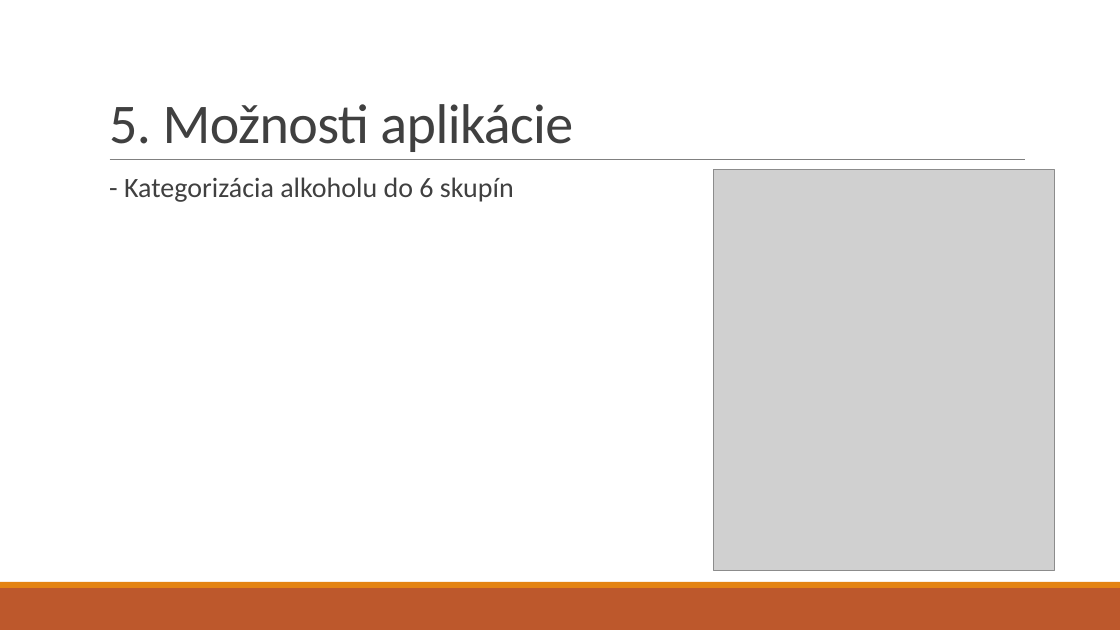
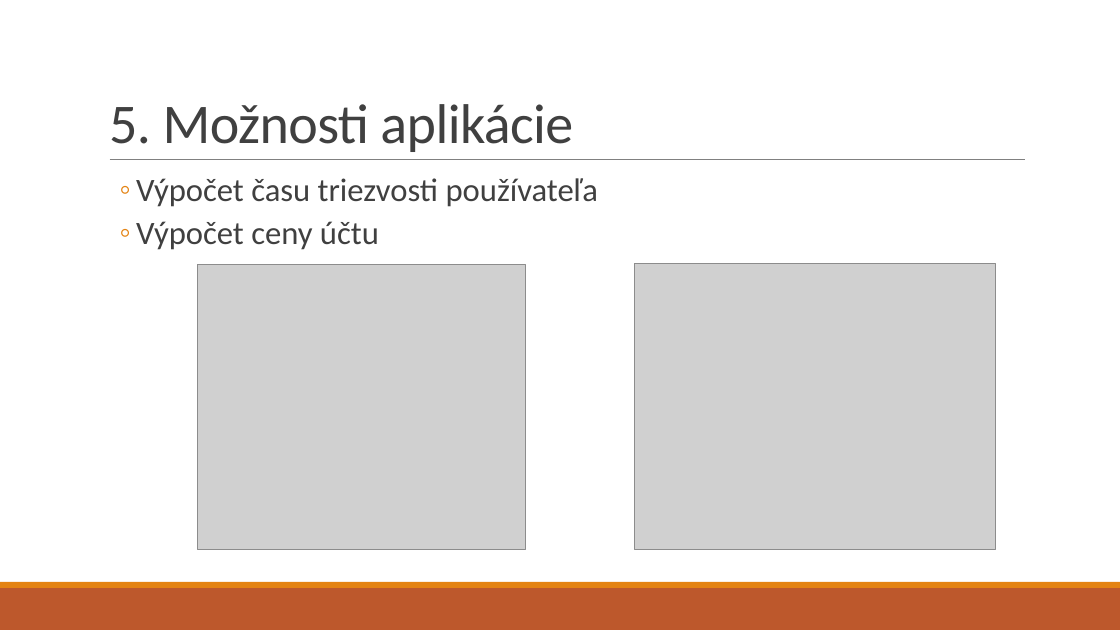
Before and after one commit to rtrembecky/drink_tracker, a slide deck: slide 8 of Presentation/Drink Tracker.pptx. Drawn at 1120x630 pixels with LibreOffice and Linux fonts; fonts in the diff are those of the drawing; grey boxes stand for pictures. Boxes give left, top, right and bottom in pixels: in the first picture for what was removed or moved away, otherwise in the second. Text is boxed around its words. In the diff, an @@ line names an element or a change of style, - is before the commit and + after.

```diff
--- a/Presentation/Drink Tracker.pptx
+++ b/Presentation/Drink Tracker.pptx
@@ text at box(136, 178, 598, 250): text changed; size 24 to 28 pt @@
-  - Kategorizácia alkoholu do 6 skupín
+  ◦ Výpočet času triezvosti používateľa
+  ◦ Výpočet ceny účtu
@@ picture added at box(197, 264, 526, 549) @@
@@ picture: place and size @@
-picture at box(713, 170, 1054, 571)
+picture at box(634, 264, 996, 549)
```
Also in this commit, not shown: 7 other slides changed, 9 other files.
